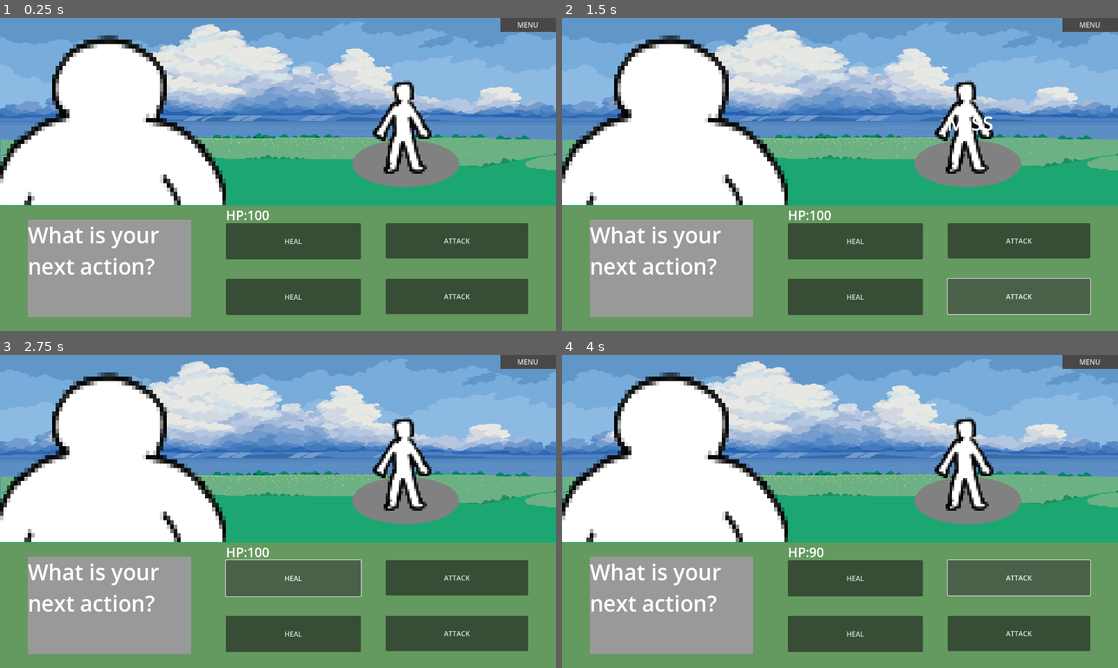
Above: before the commit, frames 1-4 (two rows, left to right).
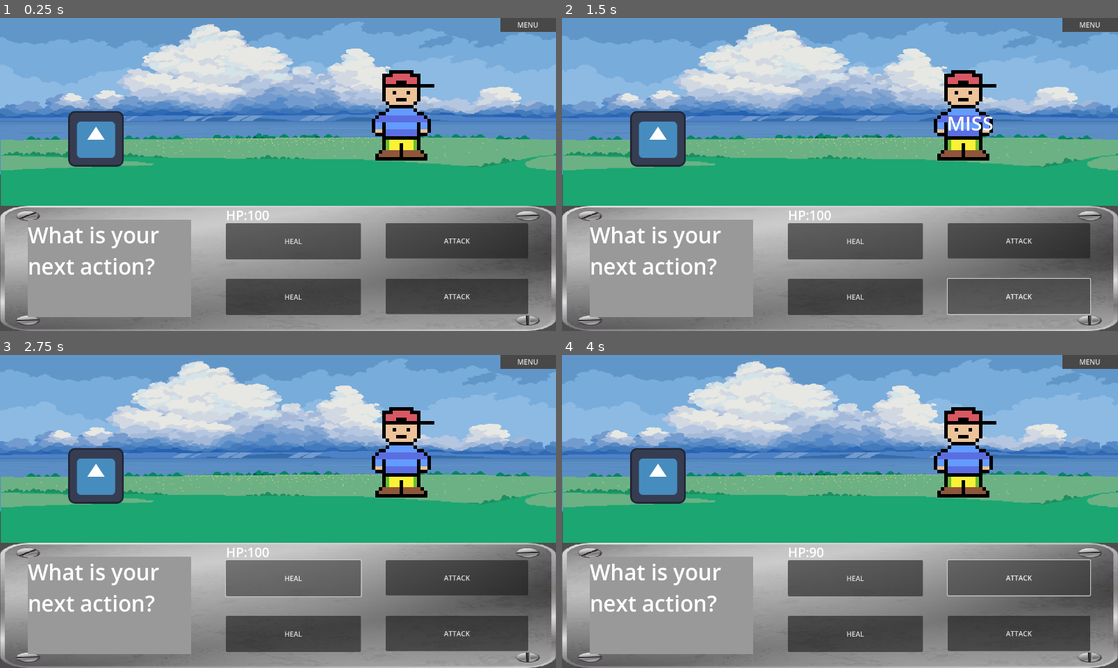
Above: after the commit, the same moments.

Repository: Geo821/Pokemon_Like_Combat_Godot
Game: Godot game, scene res://Scenes/main.tscn
Same seed, same stepped clock (60 frames per second), same inputs: the game is played once before the commit and once after it. The engine's default icon, where the game draws it, is replaced by a stand-in: a white triangle on a blue panel in a dark square.
Inputs:
- Up to frame 1 (0.25 s): no input
- Up to frame 2 (1.5 s): click "ATTACK" at 0.5 s; click "ATTACK" at 1.25 s
- Up to frame 3 (2.75 s): click "HEAL" at 2 s
- Up to frame 4 (4 s): click "HEAL" at 2.75 s; click "ATTACK" at 3.5 s

The runs differ from the first frame. In frame 1, 41% of the frame differs, in the area x 0-100%, y 5-100%; in frame 2, 40%; in frame 3, 41%; in frame 4, 41%.

Commit message:
Update player_attacks_ui.tscn

Diff:
--- a/PokemonLikeGame/Scenes/player_attacks_ui.tscn
+++ b/PokemonLikeGame/Scenes/player_attacks_ui.tscn
@@ -1,17 +1,17 @@
 [gd_scene load_steps=10 format=3 uid="uid://do7cyavlp0gom"]
 
 [ext_resource type="Script" path="res://Scripts/player_attacks_ui.gd" id="1_013ju"]
-[ext_resource type="Texture2D" uid="uid://drgig1vb154fg" path="res://Sprites/enemies/shadows.png" id="2_wvo0k"]
-[ext_resource type="Texture2D" uid="uid://2qs6vwk36nhm" path="res://Sprites/enemies/enemy2.png" id="3_wijqa"]
-[ext_resource type="Texture2D" uid="uid://b63f3e0k15oxy" path="res://Sprites/enemies/enemy3.png" id="4_0wrn4"]
-[ext_resource type="Texture2D" uid="uid://ci3ceheh22tuk" path="res://Sprites/enemies/enemy1.png" id="4_ck2i1"]
-[ext_resource type="Texture2D" uid="uid://hgseehhguql8" path="res://Sprites/player/player_in_battle.png" id="5_i5yau"]
+[ext_resource type="Texture2D" uid="uid://diojau4j2dljm" path="res://Sprites/icon.svg" id="1_l0hqp"]
+[ext_resource type="Texture2D" uid="uid://0kmup0d5b14r" path="res://Sprites/enemy1.png" id="3_0lnxn"]
+[ext_resource type="Texture2D" uid="uid://dxkotc1npaduj" path="res://Sprites/enemy2.png" id="3_bub5y"]
+[ext_resource type="Texture2D" uid="uid://cpdby0mx0k7cy" path="res://Sprites/metal-plate-background_23-2147490438.png" id="4_46g73"]
+[ext_resource type="Texture2D" uid="uid://b63f3e0k15oxy" path="res://Sprites/enemies/enemy3.png" id="4_mxk00"]
 
 [sub_resource type="SpriteFrames" id="SpriteFrames_fd611"]
 animations = [{
 "frames": [{
 "duration": 1.0,
-"texture": ExtResource("4_ck2i1")
+"texture": ExtResource("3_0lnxn")
 }],
 "loop": false,
 "name": &"enemy1",
@@ -19,7 +19,7 @@
 }, {
 "frames": [{
 "duration": 1.0,
-"texture": ExtResource("3_wijqa")
+"texture": ExtResource("3_bub5y")
 }],
 "loop": false,
 "name": &"enemy2",
@@ -27,15 +27,15 @@
 }, {
 "frames": [{
 "duration": 1.0,
-"texture": ExtResource("4_0wrn4")
+"texture": ExtResource("4_mxk00")
 }],
 "loop": true,
 "name": &"enemy3",
 "speed": 5.0
 }]
 
-[sub_resource type="StyleBoxFlat" id="StyleBoxFlat_a2hkb"]
-bg_color = Color(0.392157, 0.6, 0.372549, 1)
+[sub_resource type="StyleBoxFlat" id="StyleBoxFlat_ma4ru"]
+bg_color = Color(0.6, 0.6, 0.6, 0)
 
 [sub_resource type="StyleBoxFlat" id="StyleBoxFlat_7o5h7"]
 
@@ -48,19 +48,10 @@
 grow_vertical = 2
 script = ExtResource("1_013ju")
 
-[node name="TextureRect2" type="TextureRect" parent="."]
-layout_mode = 0
-offset_left = 808.0
-offset_top = 276.0
-offset_right = 1060.0
-offset_bottom = 392.0
-texture = ExtResource("2_wvo0k")
-expand_mode = 1
-
 [node name="enemy" type="AnimatedSprite2D" parent="."]
 texture_filter = 3
-position = Vector2(928, 248)
-scale = Vector2(5, 5)
+position = Vector2(928, 208)
+scale = Vector2(8, 8)
 sprite_frames = SubResource("SpriteFrames_fd611")
 animation = &"enemy3"
 
@@ -76,7 +67,17 @@
 offset_right = 640.0
 grow_horizontal = 2
 grow_vertical = 0
-theme_override_styles/panel = SubResource("StyleBoxFlat_a2hkb")
+theme_override_styles/panel = SubResource("StyleBoxFlat_ma4ru")
+
+[node name="TextureRect" type="TextureRect" parent="Panel"]
+layout_mode = 1
+anchors_preset = 15
+anchor_right = 1.0
+anchor_bottom = 1.0
+grow_horizontal = 2
+grow_vertical = 2
+texture = ExtResource("4_46g73")
+expand_mode = 1
 
 [node name="Attack" type="Button" parent="Panel"]
 layout_mode = 1
@@ -126,11 +127,11 @@
 
 [node name="TextureRect" type="TextureRect" parent="."]
 layout_mode = 0
-offset_top = 40.0
-offset_right = 520.0
-offset_bottom = 430.0
-texture = ExtResource("5_i5yau")
-expand_mode = 1
+offset_left = 157.0
+offset_top = 214.0
+offset_right = 285.0
+offset_bottom = 342.0
+texture = ExtResource("1_l0hqp")
 
 [node name="hp_text" type="Label" parent="."]
 layout_mode = 1
